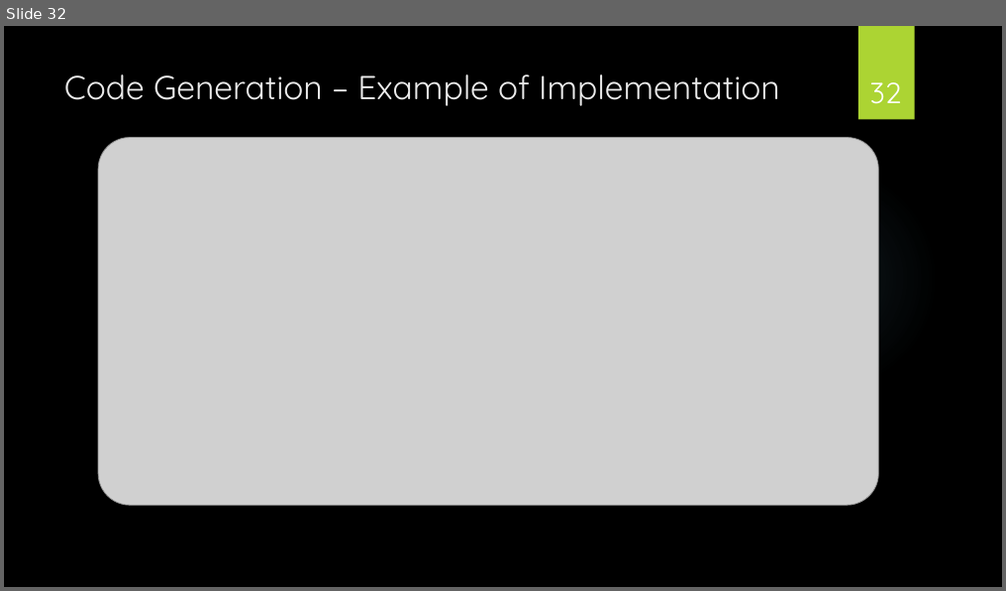
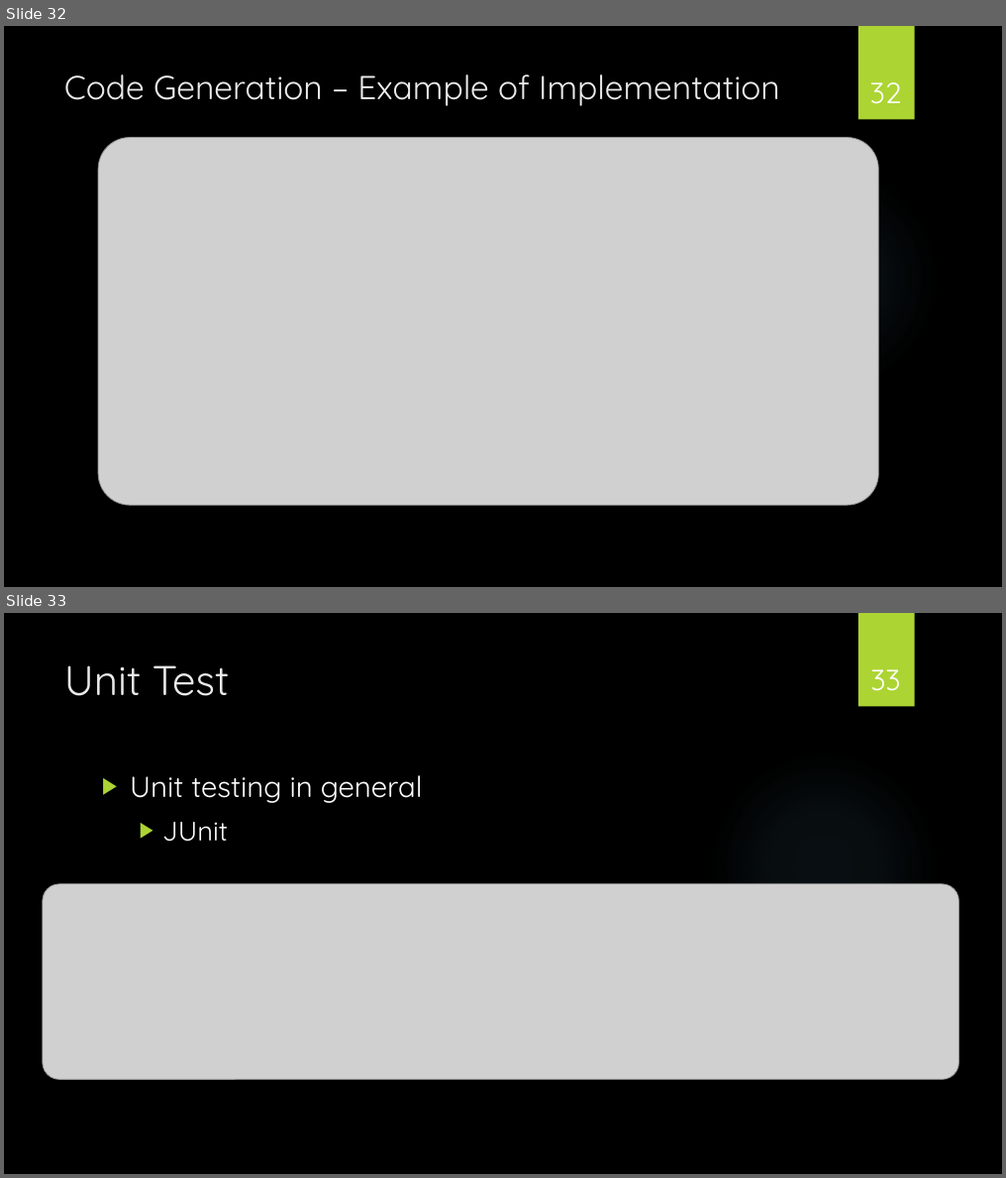
Before and after one commit to christianokeeffe/p4-sw407f13-aau-2013, a slide deck: P4 PræsentationNY.pptx. Shown one above the other, each under a label of ours: slide 32 before the commit, slides 32 and 33 after it. The pictures are 1006x591 and 1006x1178 pixels, drawn with LibreOffice and Linux fonts; fonts in the diff are those of the drawing; grey boxes stand for pictures; background and template pictures are left out. Boxes give left, top, right and bottom in pixels: in the first picture for what was removed or moved away, otherwise in the second. Text is boxed around its words. In the diff, an @@ line names an element or a change of style, - is before the commit and + after.

```diff
--- a/P4 PræsentationNY.pptx
+++ b/P4 PræsentationNY.pptx
@@ slide 33 added at [4, 613, 1002, 1174], background picture (left out); not listed: 2 template elements that a slide beside it also shows @@
@@ title added at [64, 665, 230, 696], 40 pt, text #EBEBEB @@
+Unit Test
@@ page number added at [870, 669, 901, 691], 28 pt, text #FFFFFF @@
+33
@@ text added at [130, 775, 423, 842], 28 pt, text #FFFFFF @@
+▶ Unit testing in general
+  ▶ JUnit
@@ picture added at [43, 884, 958, 1079] @@
```
Also in this commit, not shown: 4 slides changed, 2 other slides added, 2 slides removed.
